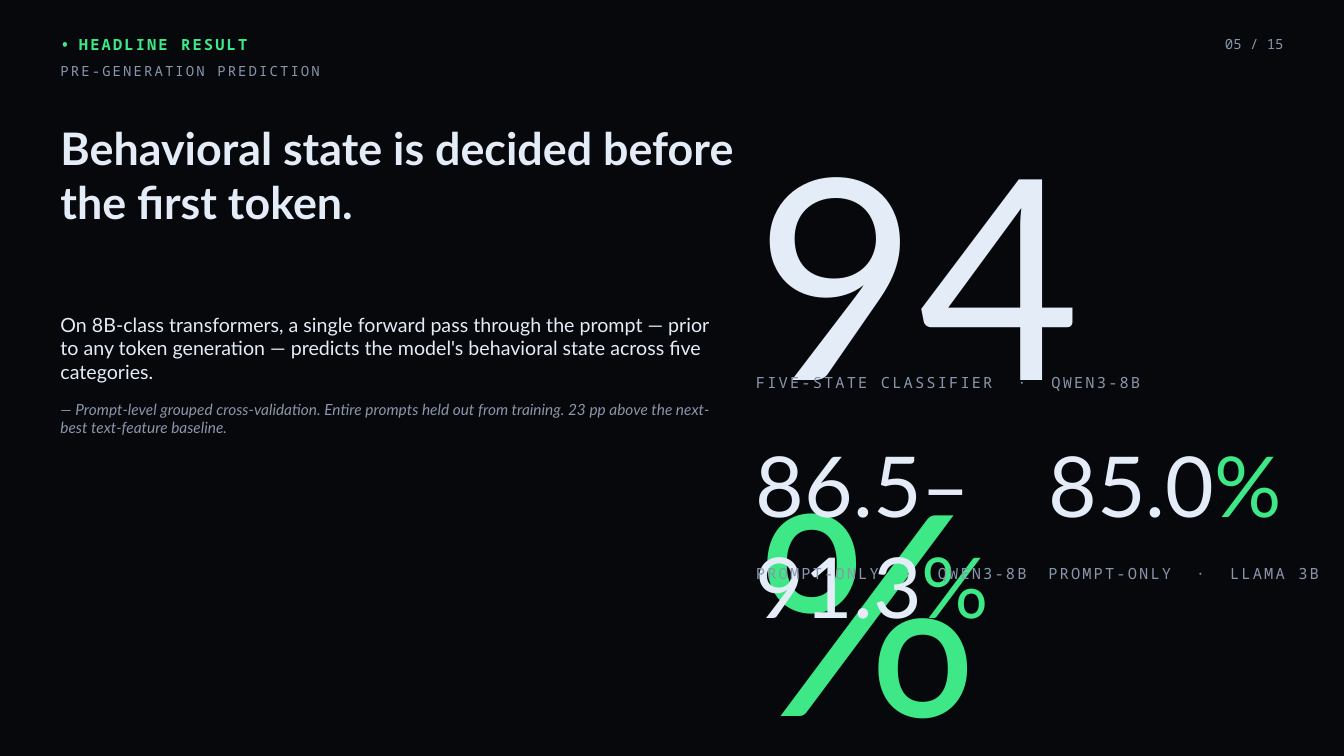
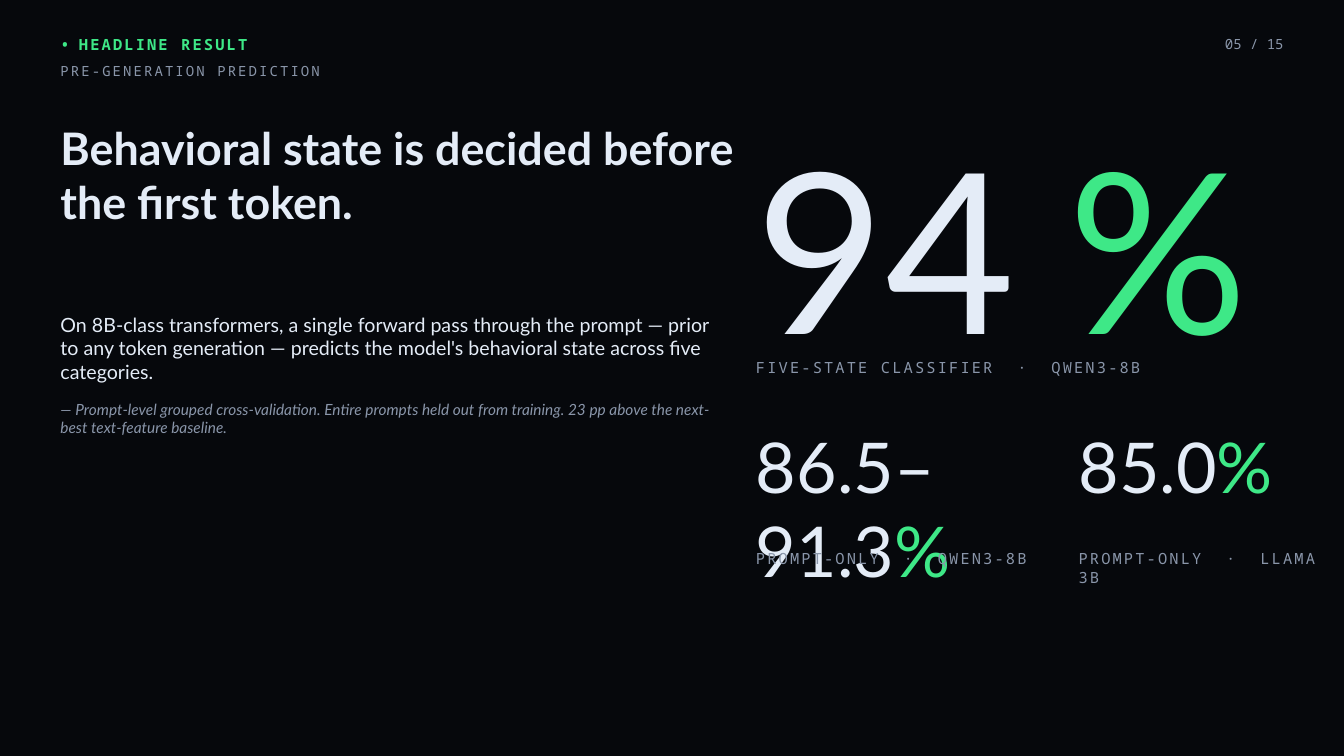
Before and after one commit to DisasterGhost/GhostLine-Demo, a slide deck: slide 5 of pitch/GhostLine_Pitch_Deck.pptx. Drawn at 1344x756 pixels with LibreOffice and Linux fonts; fonts in the diff are those of the drawing. Boxes give left, top, right and bottom in pixels: in the first picture for what was removed or moved away, otherwise in the second. Text is boxed around its words. In the diff, an @@ line names an element or a change of style, - is before the commit and + after.

```diff
--- a/pitch/GhostLine_Pitch_Deck.pptx
+++ b/pitch/GhostLine_Pitch_Deck.pptx
@@ text added at (1069,111,1311,353), 160 pt, text #3EE887 @@
+%
@@ text at (756,171,1016,373): text changed; size 200 to 160 pt @@
-94%
+94
@@ text "FIVE-STATE CLASSIFIER · QWEN3-8B": place and size @@
-text "FIVE-STATE CLASSIFIER · QWEN3-8B" at (756,374,1140,391)
+text "FIVE-STATE CLASSIFIER · QWEN3-8B" at (756,362,1140,376)
@@ text "86.5–91.3%" at (756,442,950,578): size 60 to 50 pt @@
@@ text "86.5–91.3%": place and size @@
-text "86.5–91.3%" at (756,456,989,633)
+text "86.5–91.3%" at (756,442,950,578)
@@ text "85.0%": place and size @@
-text "85.0%" at (1048,456,1281,518)
+text "85.0%" at (1079,442,1273,494)
@@ text "85.0%" at (1079,442,1273,494): size 60 to 50 pt @@
@@ text "PROMPT-ONLY · QWEN3-8B": place and size @@
-text "PROMPT-ONLY · QWEN3-8B" at (756,565,1027,584)
+text "PROMPT-ONLY · QWEN3-8B" at (756,550,1027,569)
@@ text "PROMPT-ONLY · LLAMA 3B" rewrapped from (1048,568,1319,579) to (1079,553,1315,564) @@
```
Also in this commit, not shown: 1 other slide changed.
